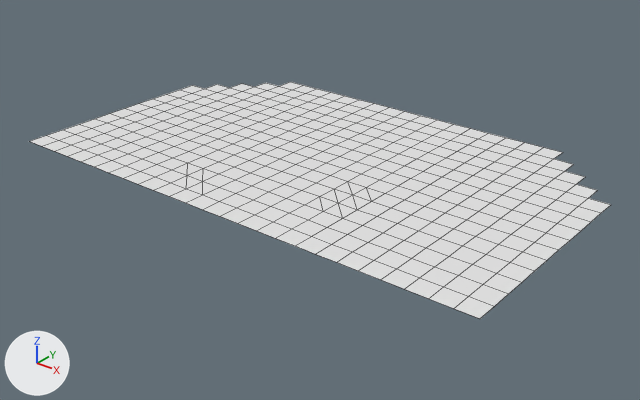
What one commit did to the FBX model PenguinHeist/Assets/Draft/COD/Meshes/SM_Ground_Floor2.fbx.
Before and after are seen from a camera (50 mm lens) standing at (23.8, -30.1, 16.4) and looking at (0.4, -0.8, -1.8). The axes (+X, +Y, +Z) are drawn at lower left. The lights are the same throughout. Mesh edges are drawn as thin lines. Where no turn or scale is listed for an object, it has been applied to the vertices.

The first picture shows 'Ground_Etage'.
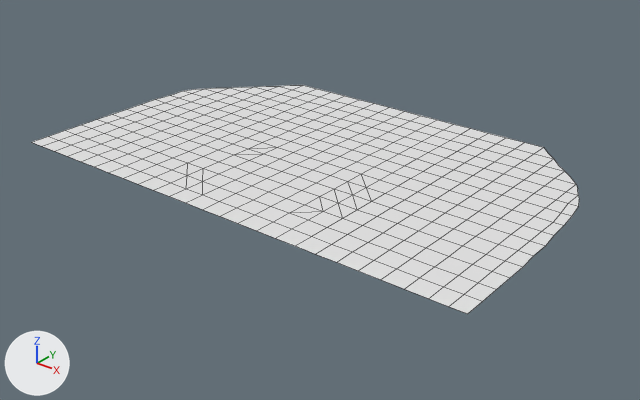
Edits to the bpy script that builds the scene:
```text
Change me_mesh:
    where me_mesh.from_pydata(...)  # 396 vertices, 365 faces; spans x -12.5..12.5, y -7.5..7.5, z 0.0
    verts and faces of me_mesh; kept vertices keep their numbers, new ones are numbered from 396
    me_mesh part 1
    add for i in [0, 26, 52, 78, 104, 130, 156, 182, 208]: verts[i] += (0.2, 0.0, 0.0)
    add for i in [312, 358, 378]: verts[i] += (0.4, -0.5, 0.0)
    add verts[234] = (-12.2, 1.5, 0.0)  # moved, pixel (170, 95)
    add verts[260] = (-12.2, 2.5, 0.0)  # moved, pixel (183, 90)
    add verts[286] = (-11.9, 3.1, 0.0)  # moved, pixel (195, 89)
    add verts[336] = (-10.0, 5.0, 0.0)  # moved, pixel (241, 87)
    me_mesh part 2
    add delete_vertices([259])  # with the faces that use them
    add delete_faces([(257, 258, 284, 283), (283, 284, 310, 309), (284, 285, 311, 310)])
    add for i in [24, 50, 76, 102, 128, 154, 180, 206, 232]: verts[i] += (-0.2, 0.0, 0.0)
    add for i in [25, 51, 77, 103, 129, 155, 181]: verts[i] += (-0.5, 0.0, 0.0)
    add verts[207] = (11.8, -0.5, 0.0)  # moved, pixel (554, 235)
    add verts[233] = (11.8, 0.5, 0.0)  # moved, pixel (564, 225)
    add verts[258] = (11.2, 1.5, 0.0)  # moved, pixel (561, 212)
    add verts[285] = (11.7, 1.5, 0.0)  # moved, pixel (572, 215)
    add verts[310] = (11.1, 3.5, 0.0)  # moved, pixel (578, 195)
    add verts[311] = (11.2, 3.1, 0.0)  # moved, pixel (579, 199)
    add verts[335] = (10.7, 4.1, 0.0)  # moved, pixel (577, 188)
    add verts[357] = (10.0, 5.1, 0.0)  # moved, pixel (570, 176)
    add verts[377] = (9.0, 6.0, 0.0)  # moved, pixel (558, 165)
    add verts[395] = (8.0, 7.0, 0.0)  # moved, pixel (547, 152)
    add verts[396] = (11.1, 2.5, 0.0)  # pixel (568, 203)
    add faces += [(232, 233, 285, 258), (257, 258, 396, 283), (258, 285, 284, 396), (283, 396, 310, 309), (284, 311, 310, 396)]
    me_mesh part 3
    add delete_faces([(67, 68, 94, 93)])
    add faces += [(67, 94, 93), (67, 68, 94)]
    me_mesh part 4
    add delete_faces([(139, 140, 166, 165), (165, 166, 192, 191)])
    add faces += [(139, 166, 165), (165, 192, 191), (139, 140, 166), (165, 166, 192)]
    me_mesh part 5
    add delete_faces([(171, 172, 198, 197)])
    add faces += [(172, 198, 197), (171, 172, 197)]
```

What differs and where, as boxes (x1, y1, x2, y2) in the pictures (640 x 400 px; the box of a moved part takes in the faces that stretch with it):
'Ground_Etage', reshaped
    before: (30, 82, 611, 319)
    after: (32, 85, 579, 314)
part 1 of me_mesh, moved or reshaped
    before: (30, 82, 303, 146)
    after: (32, 85, 303, 146)
part 2 of me_mesh, moved or reshaped
    before: (429, 147, 611, 319)
    after: (429, 147, 579, 314)
part 3 of me_mesh, built on
    both: (290, 205, 323, 220)
part 4 of me_mesh, built on
    both: (235, 143, 277, 160)
part 5 of me_mesh, built on
    both: (349, 174, 379, 187)
